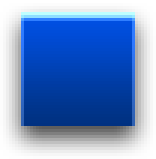
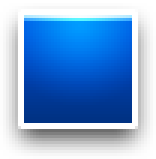
Layered file, before and after one edit (w=156, h=159). Changes by layer:
added layer "Gradient Fill 1" (overlay) above "Cube" over [21, 12, 135, 105]
